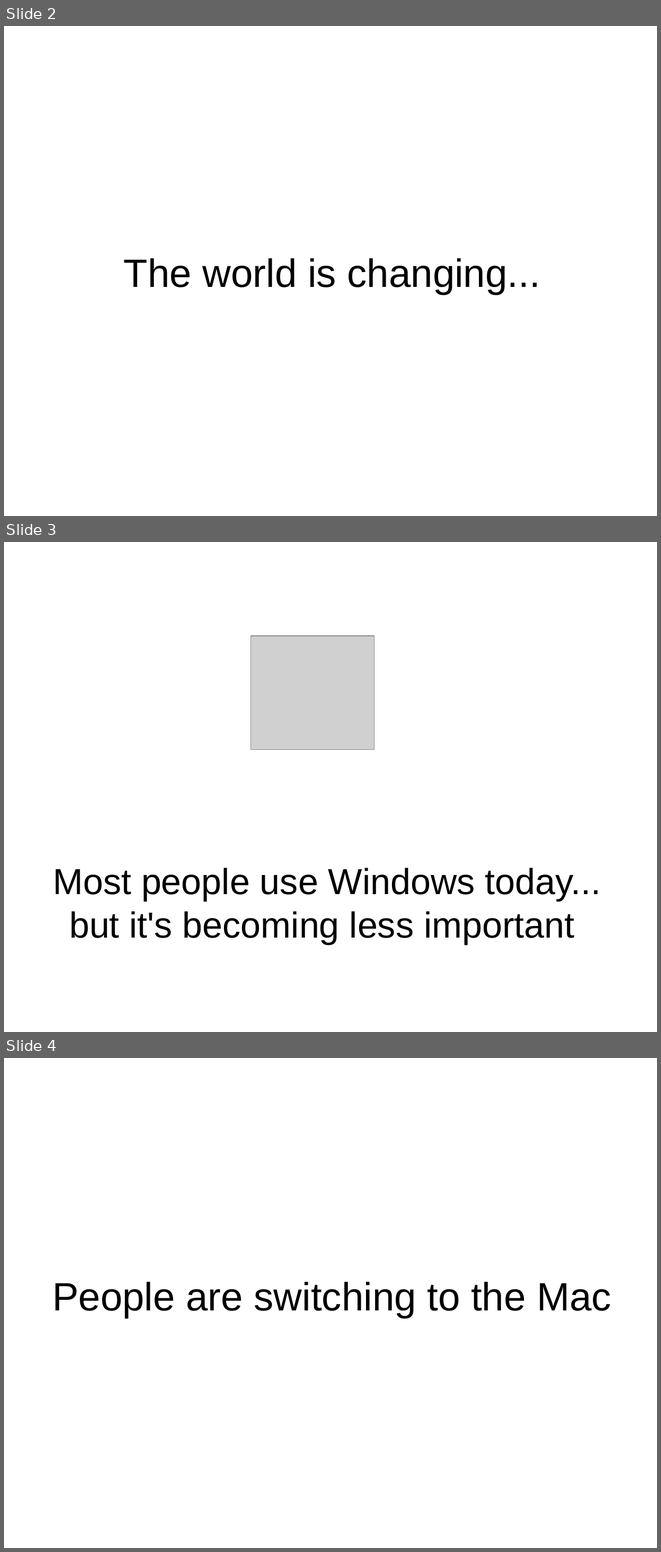
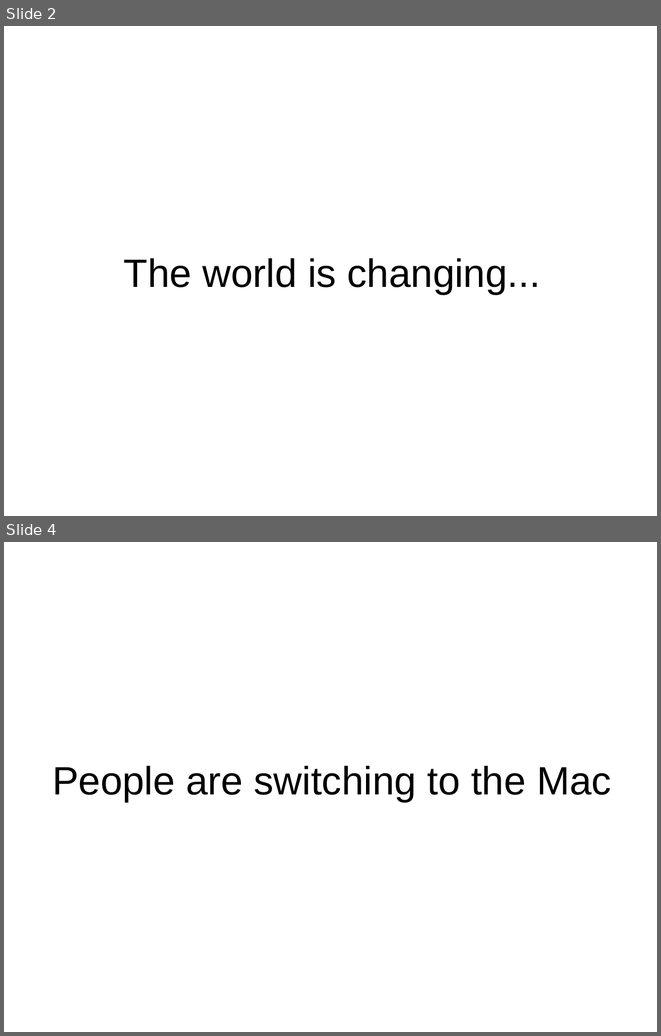
Before and after one commit to imaemo/winezeug, a slide deck: cebit2009/talk.odp. Shown one above the other, each under a label of ours: slides 2, 3 and 4 before the commit, slides 2 and 4 after it; the slides between them are not shown. The pictures are 661x1552 and 661x1036 pixels, drawn with LibreOffice and Linux fonts; fonts in the diff are those of the drawing; grey boxes stand for pictures. Boxes give left, top, right and bottom in pixels: in the first picture for what was removed or moved away, otherwise in the second. Text is boxed around its words. In the diff, an @@ line names an element or a change of style, - is before the commit and + after.

```diff
--- a/cebit2009/talk.odp
+++ b/cebit2009/talk.odp
@@ slide 3 removed at (4,542,657,1032), background #FFFFFF @@
@@ picture removed at (251,636,374,749) @@
@@ title removed at (53,867,601,944) @@
-Most people use Windows today...
-but it's becoming less important
```
Also in this commit, not shown: 4 slides changed, 2 slides added, 3 other files.
